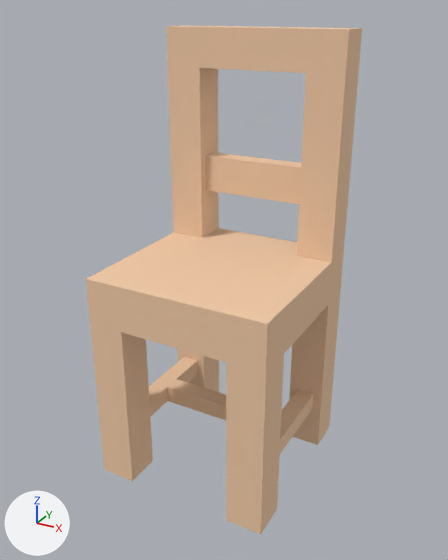
An edit to the glTF model assets/props/furniture/chair.glb, drawn before and after from the same camera.
The view is the same before and after, from a 50 mm lens placed at (0.395, -0.433, 0.488), pointed at (0.104, 0.097, 0.224). Arrows for +X, +Y and +Z are at lower left; the lights stay in place. The older version comes first. Vertices at exactly the same position are counted once.

Before the edit, the objects in view are built like this:
```python
me_mesh_chair = bpy.data.meshes.new('Mesh chair')
me_mesh_chair.from_pydata(...)  # 77 vertices, 170 faces; spans x 0.0..0.2, y 0.0..0.2, z 0.0..0.47
me_mesh_chair.materials.append(mat_wood)  # beige #f3cca8
ob_chair_clone = bpy.data.objects.new('chair(Clone)', me_mesh_chair)
ob_chair_clone.location = (0.0, 0.0, 0.0)
```
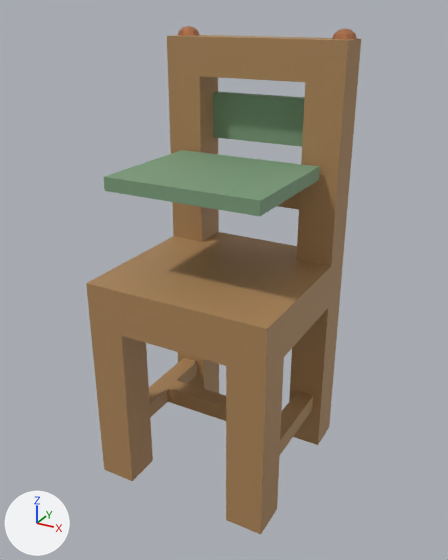
Pixel boxes [x1, y1, x2, y2] of what changed, in the pictures (448 x 560 px):
'chair(Clone)', reshaped, rescaled
    before: [86, 25, 362, 534]
    after: [86, 26, 361, 534]
part 1 of me_mesh_chair, added
    after: [104, 150, 320, 216]
part 2 of me_mesh_chair, added
    after: [213, 92, 305, 147]
part 3 of me_mesh_chair, added
    after: [178, 26, 199, 36]
part 4 of me_mesh_chair, added
    after: [332, 28, 357, 40]
part 5 of me_mesh_chair, cut back
    before: [149, 357, 226, 406]
    after: [149, 358, 226, 407]
part 6 of me_mesh_chair, recoloured (beige to brown)
    before: [86, 25, 362, 534]
    after: [86, 35, 361, 534]

The change in detail:
Material 'sage.006' (mat_sage_006) is new.
Its base color is (0.2, 0.34, 0.2) (greyish green #7c9e7c).
Its roughness is 0.6.
Material 'copper.006' (mat_copper_006) is new.
Its base color is (0.55, 0.22, 0.1) (orange #c48159).
Its metallic is 0.7.
Its roughness is 0.35.
Material 'oak.006' (mat_oak_006) is new.
Its base color is (0.42, 0.24, 0.1) (brown #ad8659).
Its roughness is 0.55.
me_mesh_chair is used by ob_chair_clone; location (0.0, 0.0, 0.0).
me_mesh_chair had 77 vertices, 170 faces and spanned x 0.0..0.2, y 0.0..0.2, z 0.0..0.47.
me_mesh_chair now has 280 vertices, 517 faces and spans x 0.0..0.2, y 0.0..0.2, z 0.0..0.48.
me_mesh_chair part 1: a new loose piece, a box spanning x 0.018..0.182, y 0.018..0.155, z 0.335..0.349, in mat_sage_006 (greyish green #7c9e7c).
me_mesh_chair part 2: a new loose piece, a box spanning x 0.02..0.18, y 0.188..0.2, z 0.36..0.41, in mat_sage_006 (greyish green #7c9e7c).
me_mesh_chair part 3: a new loose piece, a UV sphere (12 segments, 6 rings, poles along z) spanning x 0.0..0.024, y 0.173..0.197, z 0.46..0.48, in mat_copper_006 (orange #c48159).
me_mesh_chair part 4: a new loose piece, a UV sphere (12 segments, 6 rings, poles along z) spanning x 0.176..0.2, y 0.173..0.197, z 0.46..0.48, in mat_copper_006 (orange #c48159).
Part 5, on me_mesh_chair:
30 faces are deleted.
63 vertices are added at x 0.024..0.191, y 0.0..0.2, z 0.0..0.19.
113 new faces join them, mat_oak_006 (brown #ad8659).
me_mesh_chair part 6: 140 faces spanning x 0.0..0.2, y 0.0..0.2, z 0.0..0.47 switch from mat_wood (beige #f3cca8) to mat_oak_006 (brown #ad8659).
me_mesh_chair gains material mat_sage_006 (greyish green #7c9e7c).
me_mesh_chair gains material mat_copper_006 (orange #c48159).
Object 'chair(Clone)' (ob_chair_clone) is rescaled from (1.0, 1.0, 1.0) to (1.0, 1.0, 0.98).
